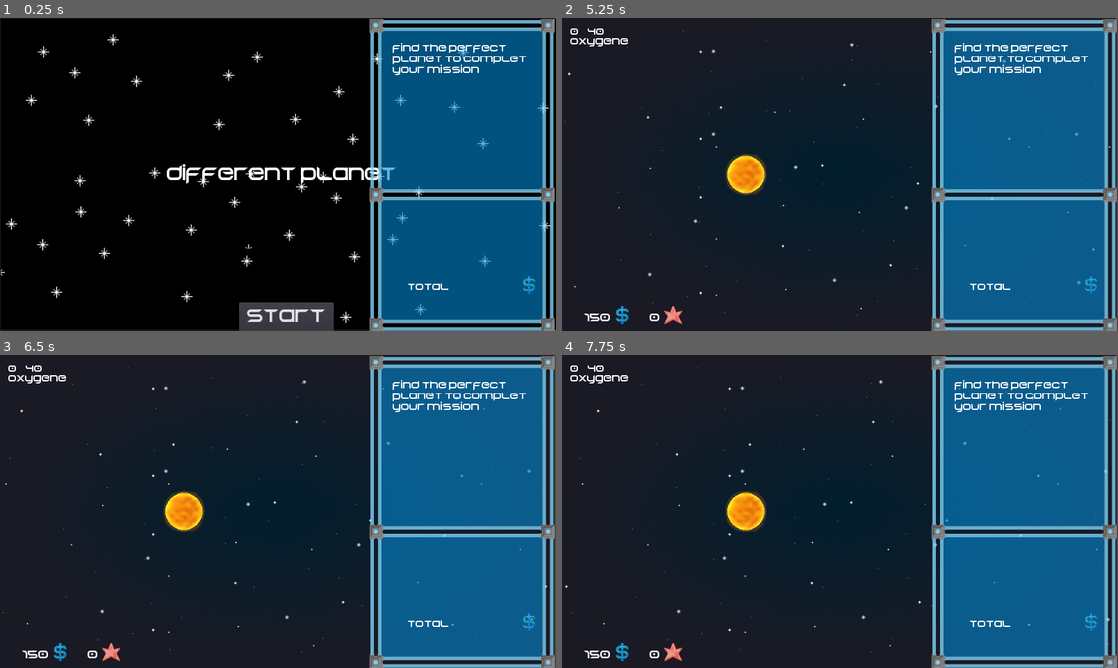
Above: before the commit, frames 1-4 (two rows, left to right).
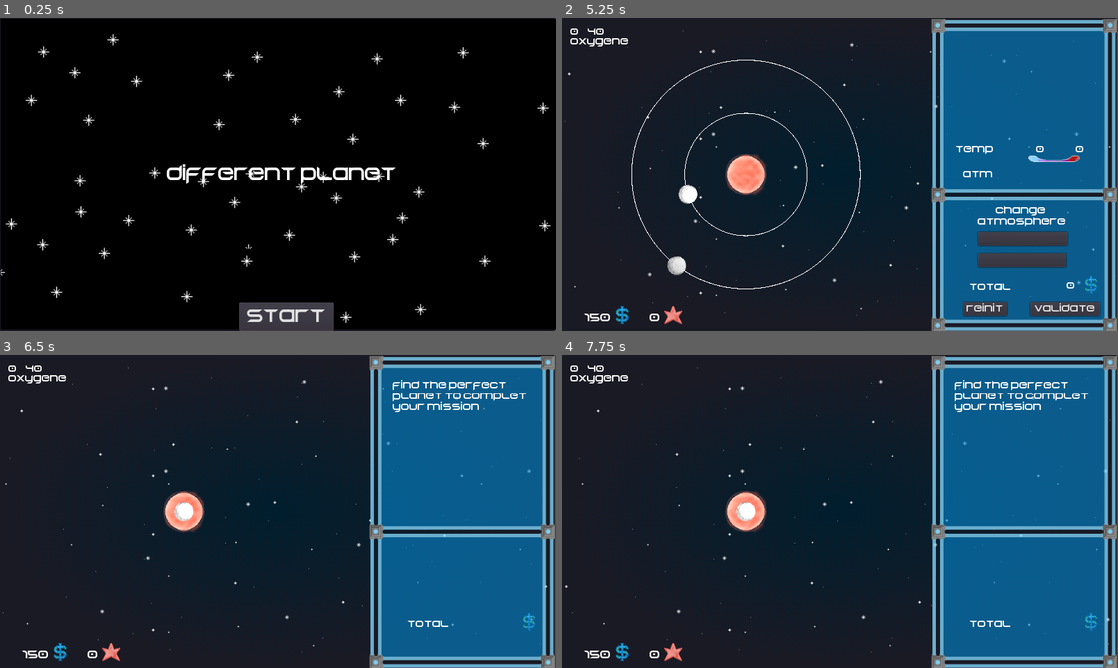
Above: after the commit, the same moments.

Repository: RyanHerb/-jubilant-octo-robot
Game: Godot game, scene res://Main.tscn
Same seed, same stepped clock (60 frames per second), same inputs: the game is played once before the commit and once after it.
Inputs (mouse positions are in pixels of both pictures, inside the frame that each line leads up to):
- Up to frame 1 (0.25 s): no input
- Up to frame 2 (5.25 s): click "start" at 0.5 s; click "next" at 1.25 s; drag from (912, 265) to (895, 105) at 2.02 s; click "accept" at 2.75 s; click "show" at 3.5 s; click "hide" at 4.25 s; click "System" at 5 s
- Up to frame 3 (6.5 s): click (422, 646) at 5.75 s, where only the run after the commit has a clickable "reinit"
- Up to frame 4 (7.75 s): drag from (728, 527) to (812, 574) at 6.52 s; move the mouse to (895, 442) at 7.27 s; click (895, 442) at 7.42 s

The runs differ from the first frame. In frame 1, 31% of the frame differs, in the area x 66-100%, y 0-100%; in frame 2, 5.2%; in frame 3, 0.7%; in frame 4, 0.7%.
Error before the commit: Parse Error: The function "_process" already exists in this class (at line 24). (res://System.gd:72)

Commit message:
add star scene
for random star sprites and intensities

Diff:
--- /dev/null
+++ b/Star.gd
@@ -0,0 +1,14 @@
+extends Node2D
+
+var intensity = 1
+
+func _ready():
+	pass
+
+func init(pos, sprt, intens):
+	position = pos
+	set_sprite(sprt)
+	intensity = intens
+
+func set_sprite(sprite):
+	$Light2D/Sprite.texture = sprite
--- /dev/null
+++ b/Star.tscn
@@ -0,0 +1,14 @@
+[gd_scene load_steps=4 format=2]
+
+[ext_resource path="res://assets/stars/orange.png" type="Texture" id=1]
+[ext_resource path="res://assets/light.png" type="Texture" id=2]
+[ext_resource path="res://Star.gd" type="Script" id=3]
+
+[node name="Star" type="Node2D"]
+script = ExtResource( 3 )
+
+[node name="Light2D" type="Light2D" parent="."]
+texture = ExtResource( 2 )
+
+[node name="Sprite" type="Sprite" parent="Light2D"]
+texture = ExtResource( 1 )
--- a/System.gd
+++ b/System.gd
@@ -1,12 +1,14 @@
 extends Node2D
 
 var Planet = preload("res://Planet.tscn")
+var Star = preload("res://Star.tscn")
 
 const PLANET_PATH = 'res://assets/planets'
 const STAR_PATH = 'res://assets/stars'
 
 var viewport_size
 var planets = []
+var star
 var atmospheres = ["oxygen", "nitrogen", "xenon"]
 var cout_atmospheres = {"oxygen" : 10, "nitrogen" : 50, "xenon" : 90}
 var dragged_planet
@@ -18,7 +20,14 @@
 # Called when the node enters the scene tree for the first time.
 func _ready():
 	viewport_size = get_viewport_rect().size
+	init_star()
 	init_planets()
+
+func _draw():
+	var radius
+	for n in range(planets.size()):
+		radius = star.position.distance_to(planets[n].position)
+		draw_arc(star.position, radius, 0, 360, 5000, Color(255, 255, 255))
 
 # Called every frame. 'delta' is the elapsed time since the previous frame.
 func _process(_delta):
@@ -30,10 +39,22 @@
 	var sprite = load("%s" % list[rand_index])
 	return [rand_index, sprite]
 
+func init_star():
+	randomize()
+	var star_sprites = get_star_sprites()
+	var rand_sprite = get_random_sprite(star_sprites)
+	star = Star.instance()
+	add_child(star)
+
+	var intensity = rand_sprite[0]
+	var sprite = rand_sprite[1]
+
+	var pos = Vector2(viewport_size.x/3, viewport_size.y/2)
+	star.init(pos, sprite, intensity)
+
 func init_planets():
 	randomize()
 	var p
-	var direction
 	var radius
 	var planet_sprites = get_planet_sprites()
 	var previous_dist = 35; # initial minimum distance from sun
@@ -62,22 +83,11 @@
 		p.position.x = clamp(p.position.x, 0, viewport_size.x)
 		p.position.y = clamp(p.position.y, 0, viewport_size.y)
 
-func _draw():
-	var radius
-	for n in range(planets.size()):
-		radius = $Star.position.distance_to(planets[n].position)
-		draw_arc($Star.position, radius, 0, 360, 10000, Color(255, 255, 255))
-
-# Called every frame. 'delta' is the elapsed time since the previous frame.
-func _process(_delta):
-	drag_planet()
-	update()
-
 func drag_planet():
 	if (typeof(current_planet) > 0) and (current_planet.dragging):
 		var mousepos = get_viewport().get_mouse_position()
-		var mouse_dist = mousepos.distance_to($Star.position)
-		var planet_dist = current_planet.position.distance_to($Star.position)
+		var mouse_dist = mousepos.distance_to(star.position)
+		var planet_dist = current_planet.position.distance_to(star.position)
 
 		var diff = planet_dist - mouse_dist
 		var move_vector = Vector2(diff, 0)
--- a/System.tscn
+++ b/System.tscn
@@ -1,8 +1,6 @@
-[gd_scene load_steps=10 format=2]
+[gd_scene load_steps=8 format=2]
 
 [ext_resource path="res://System.gd" type="Script" id=1]
-[ext_resource path="res://assets/stars/orange.png" type="Texture" id=2]
-[ext_resource path="res://assets/light.png" type="Texture" id=3]
 [ext_resource path="res://assets/backgrounds/bg_star_system_empty.png" type="Texture" id=4]
 [ext_resource path="res://ParallaxLayer.gd" type="Script" id=5]
 [ext_resource path="res://HUDSystem.tscn" type="PackedScene" id=6]
@@ -54,16 +52,6 @@
 [node name="CanvasModulate" type="CanvasModulate" parent="."]
 color = Color( 0.27451, 0.27451, 0.27451, 1 )
 
-[node name="Star" type="Node2D" parent="."]
-position = Vector2( 320, 270 )
-
-[node name="Light2D" type="Light2D" parent="Star"]
-texture = ExtResource( 3 )
-color = Color( 0.815686, 0.964706, 0.6, 1 )
-
-[node name="Sprite" type="Sprite" parent="Star/Light2D"]
-texture = ExtResource( 2 )
-
 [node name="HUDLayer" type="CanvasLayer" parent="."]
 
 [node name="HUDSystem" parent="HUDLayer" instance=ExtResource( 6 )]
